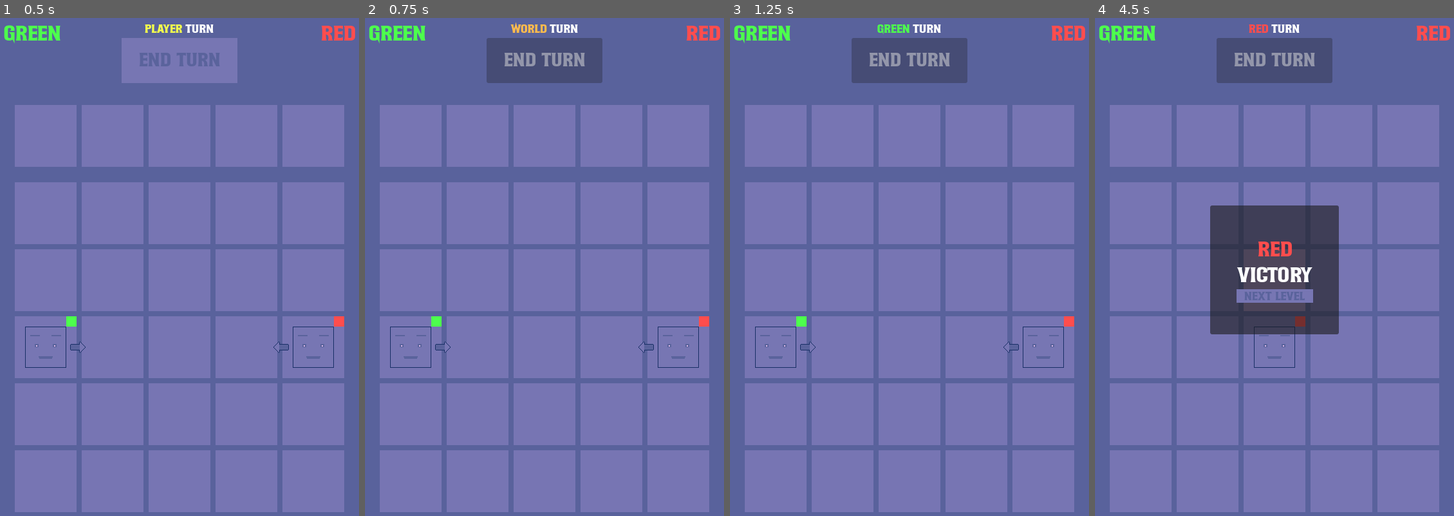
Above: before the commit, frames 1-4 (left to right).
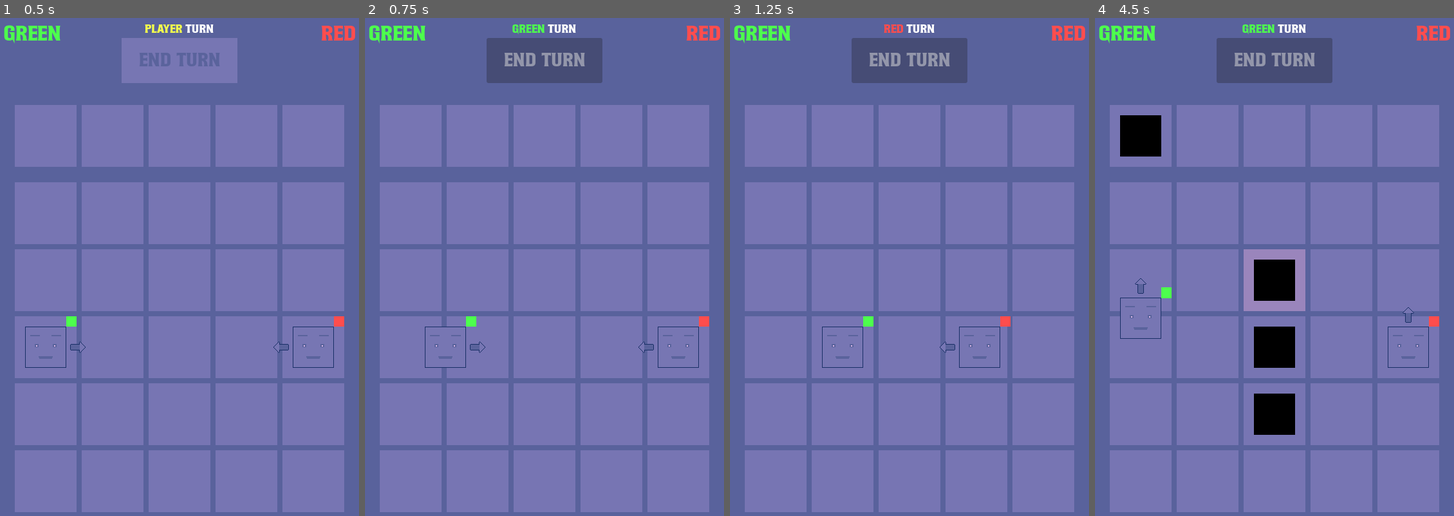
Above: after the commit, the same moments.

Repository: frostblooded/influencer
Game: Godot game, scene res://scenes/levels/level_1.tscn
The game is run twice, just before and just after one commit, with the same random seed, the same clock (stepped at 60 frames per second) and the same inputs.
Inputs (mouse positions are in pixels of both pictures, inside the frame that each line leads up to):
- Up to frame 1 (0.5 s): no input
- Up to frame 2 (0.75 s): click "End turn" at 0.5 s
- Up to frame 3 (1.25 s): no input
- Up to frame 4 (4.5 s): drag from (1141, 137) to (1274, 137) at 1.27 s; click (1274, 62) at 2 s, where only the run after the commit has a clickable "End turn"; click (1274, 62) at 2.75 s, where only the run before the commit has a clickable "End turn"; click (1274, 296) at 3.5 s, where only the run after the commit has a clickable "next level"; click (1274, 62) at 4.25 s, where only the run after the commit has a clickable "End turn"

Frame 1 is identical in both runs. In frame 2, 0.7% of the frame differs, in the area x 6-60%, y 0-71%; in frame 3, 1.0%; in frame 4, 13%, in the area x 6-96%, y 1-84%.

Commit message:
Add tweens for smoother moving of units and pistons

Diff:
--- a/project.godot
+++ b/project.godot
@@ -46,7 +46,6 @@
 gdscript/warnings/unsafe_cast=2
 gdscript/warnings/unsafe_call_argument=2
 gdscript/warnings/unsafe_void_return=2
-gdscript/warnings/return_value_discarded=2
 gdscript/warnings/static_called_on_instance=2
 gdscript/warnings/redundant_static_unload=2
 gdscript/warnings/redundant_await=2
--- a/scenes/unit.tscn
+++ b/scenes/unit.tscn
@@ -12,10 +12,12 @@
 gradient = SubResource("Gradient_8qw5f")
 
 [node name="Unit" type="Node2D" node_paths=PackedStringArray("faction_sprite_2d", "action_sprite_2d") groups=["units"]]
+z_index = 5
 script = ExtResource("1_evil8")
 faction_sprite_2d = NodePath("FactionSprite2D")
 action_sprite_2d = NodePath("ActionSprite2D")
 move_action_texture = ExtResource("2_41fv4")
+move_duration = 0.35
 
 [node name="Sprite2D" type="Sprite2D" parent="."]
 position = Vector2(1.90735e-06, 1.90735e-06)
--- a/scripts/globals/helpers.gd
+++ b/scripts/globals/helpers.gd
@@ -45,3 +45,6 @@
     texture.gradient.set_color(0, new_color)
     texture.gradient.remove_point(1)
     return texture
+
+static func empty_coroutine(tree: SceneTree) -> void:
+    await tree.create_timer(0).timeout
--- a/scripts/grids/cell.gd
+++ b/scripts/grids/cell.gd
@@ -8,42 +8,45 @@
 @export var _container: Node2D
 
 func _ready() -> void:
-	Helpers.safe_connect(area_2d.mouse_entered, on_mouse_entered)
-	Helpers.safe_connect(area_2d.mouse_exited, on_mouse_exited)
+    Helpers.safe_connect(area_2d.mouse_entered, on_mouse_entered)
+    Helpers.safe_connect(area_2d.mouse_exited, on_mouse_exited)
 
-	default_sprite_2d.show()
-	hovered_sprite_2d.hide()
+    default_sprite_2d.show()
+    hovered_sprite_2d.hide()
 
 func on_mouse_entered() -> void:
-	default_sprite_2d.hide()
-	hovered_sprite_2d.show()
+    default_sprite_2d.hide()
+    hovered_sprite_2d.show()
 
 func on_mouse_exited() -> void:
-	default_sprite_2d.show()
-	hovered_sprite_2d.hide()
+    default_sprite_2d.show()
+    hovered_sprite_2d.hide()
 
 func add_to_container(node: Node) -> void:
-	assert(_container.get_child_count() == 0)
+    assert(_container.get_child_count() == 0)
 
-	var placeable_object: PlaceableObject = node as PlaceableObject
-	placeable_object.cell = self
-	_container.add_child(placeable_object)
+    var placeable_object: PlaceableObject = node as PlaceableObject
+    placeable_object.cell = self
+    _container.add_child(placeable_object)
 
 func empty_container() -> void:
-	if _container.get_child_count() == 0:
-		return
+    if _container.get_child_count() == 0:
+        return
 
-	var placeable_object: PlaceableObject = _container.get_child(0)
-	placeable_object.cell = null
-	_container.remove_child(placeable_object)
+    var placeable_object: PlaceableObject = _container.get_child(0)
+    placeable_object.cell = null
+    _container.remove_child(placeable_object)
 
 func peek_container() -> PlaceableObject:
-	if _container.get_child_count() == 1:
-		return _container.get_child(0)
-	else:
-		return null
+    if _container.get_child_count() == 1:
+        return _container.get_child(0)
+    else:
+        return null
 
 func pop_container() -> PlaceableObject:
-	var object: PlaceableObject = peek_container()
-	empty_container()
-	return object
+    var object: PlaceableObject = peek_container()
+    empty_container()
+    return object
+
+func move_containee_to(other: GridCell) -> void:
+    other.add_to_container(pop_container())
--- a/scripts/item.gd
+++ b/scripts/item.gd
@@ -8,7 +8,7 @@
     state_machine.initial_state = placed_immovable_state
 
 func on_world_turn() -> void:
-    pass
+    await Helpers.empty_coroutine(get_tree())
 
 func can_be_moved() -> bool:
     var item_state: ItemState = state_machine.current_state as ItemState
--- a/scripts/piston_item.gd
+++ b/scripts/piston_item.gd
@@ -4,50 +4,54 @@
 @export var area_2d: Area2D
 @export var sprite_2d: Sprite2D
 @export var direction: Enums.Direction = Enums.Direction.Right
+@export var move_duration: float = 0.3
 
 func _ready() -> void:
-	Helpers.safe_connect(area_2d.input_event, handle_mouse_event)
+    Helpers.safe_connect(area_2d.input_event, handle_mouse_event)
 
 func on_world_turn() -> void:
-	var source_cell: GridCell = cell.get_neighbor_cell_from_direction(direction)
-	if !source_cell:
-		return
+    var source_cell: GridCell = cell.get_neighbor_cell_from_direction(direction)
+    if !source_cell:
+        return
 
-	var source_cell_object: PlaceableObject = source_cell.peek_container()
-	if !source_cell_object:
-		return
+    var source_cell_object: PlaceableObject = source_cell.peek_container()
+    if !source_cell_object:
+        return
 
-	var target_cell: GridCell = source_cell.get_neighbor_cell_from_direction(direction)
+    var target_cell: GridCell = source_cell.get_neighbor_cell_from_direction(direction)
 
-	if !target_cell:
-		# Falls off the map and dies
-		source_cell_object.destroy()
-		return
+    if !target_cell:
+        # Falls off the map and dies
+        source_cell_object.destroy()
+        return
 
-	var target_cell_object: PlaceableObject = target_cell.peek_container()
+    var target_cell_object: PlaceableObject = target_cell.peek_container()
 
-	if target_cell_object:
-		return
+    if target_cell_object:
+        return
 
-	source_cell.empty_container()
-	target_cell.add_to_container(source_cell_object)
+    var tween: Tween = create_tween()
+    await tween.tween_property(source_cell_object, "global_position", target_cell.global_position, move_duration).finished
+
+    source_cell.move_containee_to(target_cell)
+    source_cell_object.position = Vector2.ZERO
 
 func handle_mouse_event(_viewport: Node, event: InputEvent, _shape_idx: int) -> void:
-	if !event is InputEventMouseButton:
-		return
+    if !event is InputEventMouseButton:
+        return
 
-	var mouse_button_event: InputEventMouseButton = event as InputEventMouseButton
-	if !mouse_button_event.is_pressed():
-		return
+    var mouse_button_event: InputEventMouseButton = event as InputEventMouseButton
+    if !mouse_button_event.is_pressed():
+        return
 
-	if mouse_button_event.button_index != MOUSE_BUTTON_RIGHT:
-		return
+    if mouse_button_event.button_index != MOUSE_BUTTON_RIGHT:
+        return
 
-	if !can_be_moved():
-		return
+    if !can_be_moved():
+        return
 
-	change_direction_clockwise()
+    change_direction_clockwise()
 
 func change_direction_clockwise() -> void:
-	direction = Enums.get_next_clockwise_direction(direction)
-	sprite_2d.rotation = Enums.direction_to_angle(direction)
+    direction = Enums.get_next_clockwise_direction(direction)
+    sprite_2d.rotation = Enums.direction_to_angle(direction)
--- a/scripts/state_machines/level_manager/ai_turn_state.gd
+++ b/scripts/state_machines/level_manager/ai_turn_state.gd
@@ -3,23 +3,19 @@
 
 @export var faction: Faction
 @export var next_state: State
-
 @export var seconds_between_moves: float = 1
 
 func enter(_parent: Node) -> void:
     EventBus.start_turn.emit(faction)
-    await get_tree().create_timer(seconds_between_moves).timeout
-    move_units()
-
-func move_units() -> void:
-    if !is_inside_tree():
-        return
 
     for unit_node: Node in get_tree().get_nodes_in_group("units"):
+        if !unit_node:
+            continue
+
         var unit: Unit = unit_node as Unit
 
         if unit.faction == faction:
-            unit.perform_move()
+            await unit.perform_move()
 
     EventBus.performed_actions.emit()
     transitioned.emit(next_state)
--- a/scripts/state_machines/level_manager/world_turn_state.gd
+++ b/scripts/state_machines/level_manager/world_turn_state.gd
@@ -7,18 +7,12 @@
 
 func enter(_parent: Node) -> void:
     EventBus.start_turn.emit(faction)
-    await get_tree().create_timer(seconds_between_moves).timeout
-    trigger_items()
-
-func trigger_items() -> void:
-    if !is_inside_tree():
-        return
 
     for item_node: Node in get_tree().get_nodes_in_group("items"):
         var item: Item = item_node as Item
 
         if item.is_placed_in_world():
-            item.on_world_turn()
+            await item.on_world_turn()
 
     EventBus.performed_actions.emit()
     transitioned.emit(next_state)
--- a/scripts/unit.gd
+++ b/scripts/unit.gd
@@ -5,6 +5,7 @@
 @export var action_sprite_2d: Sprite2D
 
 @export var move_action_texture: Texture2D
+@export var move_duration: float = 0.5
 
 class Enemy:
     var unit: Unit
@@ -28,7 +29,6 @@
 var _planned_move_direction: Enums.Direction = Enums.Direction.None
 
 func update_plan() -> void:
-    _planned_move_direction = Enums.Direction.None
     update_enemies()
     plan_move()
     update_action_sprite_2d()
@@ -107,6 +107,13 @@
             if other_cell_item:
                 return
 
-    cell.empty_container()
-    planned_move_target.add_to_container(self)
+    var tween: Tween = create_tween()
+    await tween.tween_property(self, "global_position", planned_move_target.global_position, move_duration).finished
+
+    position = Vector2.ZERO
+    cell.move_containee_to(planned_move_target)
+    reset_planning()
+
+func reset_planning() -> void:
     action_sprite_2d.hide()
+    _planned_move_direction = Enums.Direction.None
